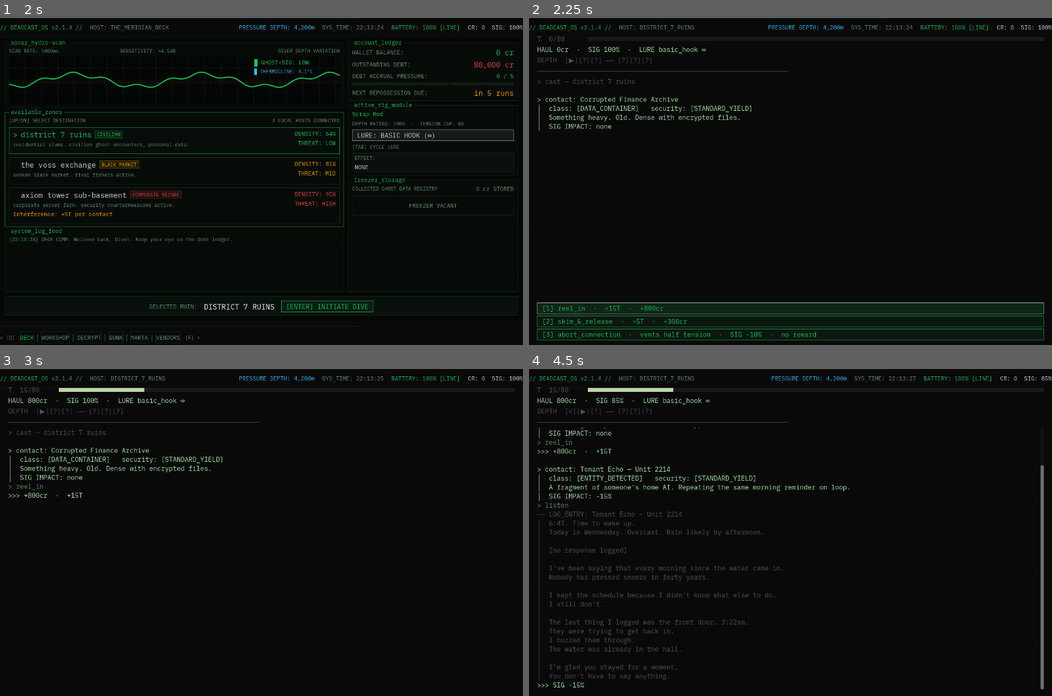
Above: before the commit, frames 1-4 (two rows, left to right).
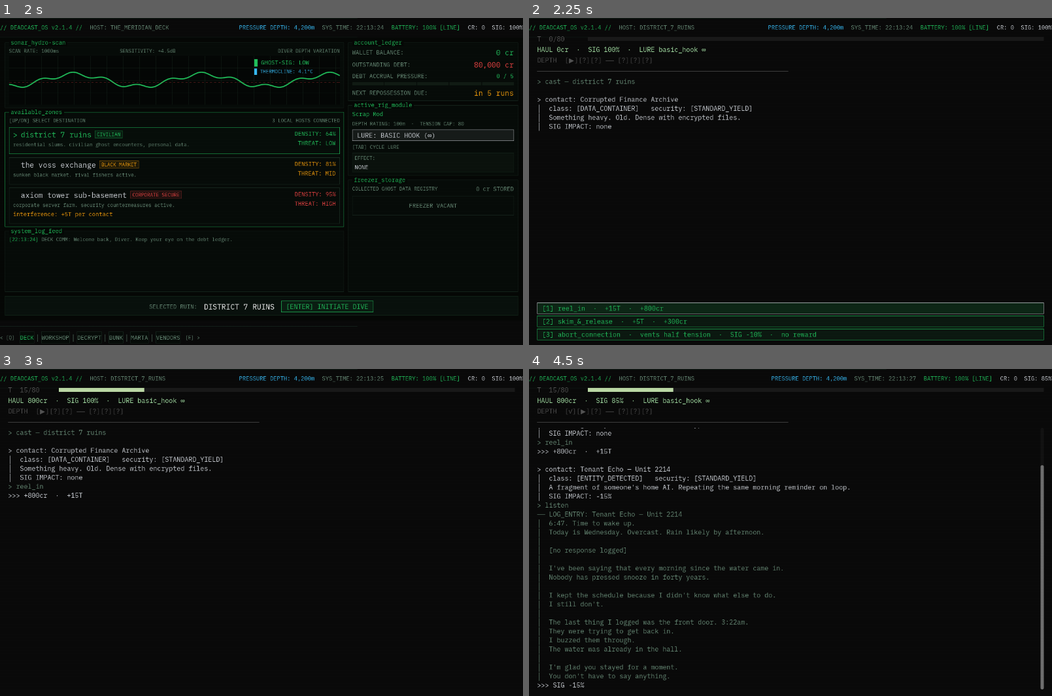
Above: after the commit, the same moments.

Repository: Teeohbee/deadcast
Game: Godot game, scene res://scenes/title_screen/TitleScreen.tscn
Two runs of this game, one before a commit and one after it. Both use one fixed random seed, a clock stepped at 60 frames per second and the inputs below.
Inputs (mouse positions are in pixels of both pictures, inside the frame that each line leads up to):
- Up to frame 1 (2 s): click "new game" at 0.5 s; tap Enter at 1.25 s; move the mouse to (376, 165) at 1.27 s; hold Tab (cycle_lure) from 1.28 s (still down); click (376, 165) at 1.42 s
- Up to frame 2 (2.25 s): release Tab (cycle_lure) at 2 s; click "[ENTER] INITIATE DIVE" at 2 s
- Up to frame 3 (3 s): click "[1] reel_in · +15T · +800cr" at 2.75 s
- Up to frame 4 (4.5 s): click "[1] listen · +0T" at 3.5 s; click "[CONTINUE →]" at 4.25 s

Frame 1 is identical in both runs. In frame 2, 0.4% of the frame differs, in the area x 1-43%, y 18-35%; in frame 3, 0.4%; in frame 4, 1.8%, in the area x 1-62%, y 18-98%.

Commit message:
refactor: swap DiveRun log colours to DeckStyle

Diff:
--- a/scenes/dive_run/DiveRun.gd
+++ b/scenes/dive_run/DiveRun.gd
@@ -16,7 +16,6 @@
 var _snapped: bool = false
 
 func _ready() -> void:
-	UIStyle.apply_background(self)
 	line_system.snapped.connect(_on_line_snapped)
 	line_system.tension_updated.connect(func(v: float) -> void: EventBus.tension_changed.emit(v))
 	line_system.corruption_updated.connect(func(v: float) -> void:
@@ -49,10 +48,10 @@
 	EventBus.corruption_changed.emit(line_system.corruption)
 
 	await get_tree().process_frame
-	session_log.log_line("> cast — %s" % _zone_data.display_name.to_lower(), UIStyle.COL_DIM)
+	session_log.log_line("> cast — %s" % _zone_data.display_name.to_lower(), DeckStyle.DIM)
 	if GameState.current_rod and GameState.rod_damaged:
 		session_log.log_line(">>> rod damaged — tension cap reduced to %d" % line_system.max_tension,
-			UIStyle.COL_WARNING)
+			DeckStyle.AMBER)
 	_show_next_catch()
 
 func _show_next_catch() -> void:
@@ -62,7 +61,7 @@
 		if _column.can_descend():
 			_show_checkpoint()
 		else:
-			session_log.log_line("\n>>> column cleared  ·  surfacing", UIStyle.COL_TEXT)
+			session_log.log_line("\n>>> column cleared  ·  surfacing", DeckStyle.TEXT)
 			await _beat()
 			_end_run(false)
 		return
@@ -77,13 +76,13 @@
 
 func _show_checkpoint() -> void:
 	var ghost_bait_armed := false
-	session_log.log_line("\n─── DEPTH CHECKPOINT ──────────────────────────", UIStyle.COL_ACCENT)
+	session_log.log_line("\n─── DEPTH CHECKPOINT ──────────────────────────", DeckStyle.SKY)
 	session_log.log_line("│  %s cleared  ·  haul: %dcr  ·  tension %d/%d  ·  SIG %d%%" % [
 		DiveColumn.LAYER_NAMES[_column.current_layer()], _run_credits,
 		int(line_system.tension), line_system.max_tension,
-		int(100.0 - line_system.corruption)], UIStyle.COL_TEXT)
+		int(100.0 - line_system.corruption)], DeckStyle.TEXT)
 	session_log.log_line("│  %s scan: %d contacts  ·  draws weighted by current SIG" % [
-		_column.next_layer_name(), _column.next_layer_slot_count()], UIStyle.COL_DIM)
+		_column.next_layer_name(), _column.next_layer_slot_count()], DeckStyle.DIM)
 
 	while true:
 		var labels: Array[String] = [
@@ -110,7 +109,7 @@
 			ghost_bait_armed = true
 			_run_record.entries.append({"kind": "lure", "text": "ghost bait armed"})
 			session_log.log_line(">>> ghost bait armed — the next layer will draw what's listening",
-				UIStyle.COL_ACCENT)
+				DeckStyle.SKY)
 			continue
 
 		var layer_name: String = DiveColumn.LAYER_NAMES[_column.current_layer()]
@@ -118,7 +117,7 @@
 			_run_record.entries.append({
 				"kind": "checkpoint", "layer": layer_name,
 				"haul": _run_credits, "choice": "surface"})
-			session_log.log_line(">>> surfacing  ·  haul banked", UIStyle.COL_TEXT)
+			session_log.log_line(">>> surfacing  ·  haul banked", DeckStyle.TEXT)
 			await _beat()
 			_end_run(false)
 			return
@@ -142,7 +141,7 @@
 			augmented = _inject_shock_option(current)
 
 		if need_card:
-			session_log.log_line(DiveFormat.contact_card(augmented), UIStyle.COL_TEXT)
+			session_log.log_line(DiveFormat.contact_card(augmented), DeckStyle.TEXT)
 			need_card = false
 
 		var labels: Array[String] = []
@@ -164,7 +163,7 @@
 			match lure_action.effect:
 				LureData.LureEffect.DECOY:
 					GameState.consume_lure_use()
-					session_log.log_line(">>> decoy deployed — contact slipped", UIStyle.COL_ACCENT)
+					session_log.log_line(">>> decoy deployed — contact slipped", DeckStyle.SKY)
 					_run_record.entries.append({"kind": "lure", "text": "decoy deployed — contact slipped"})
 					current = CatchPool.draw_replacement(
 						_column.zone_id, _column.current_layer(), line_system.corruption)
@@ -184,7 +183,7 @@
 
 		if option.narrative_text != "":
 			session_log.log_line(DiveFormat.narrative_entry(augmented.catch_name, option.narrative_text),
-				UIStyle.COL_DIM)
+				DeckStyle.DIM)
 			GameState.journal_entries.append("[%s]\n\n%s" % [augmented.catch_name, option.narrative_text])
 			GameState.save()
 			await session_log.present_continue()
@@ -201,7 +200,7 @@
 			line_system.add_corruption(10)
 			_record_slot(augmented, echo, "connection cut", 0, 0, 10, option.sets_entity_flag)
 			session_log.log_line(">>> connection cut — tension vented to %d/%d  ·  SIG -10%%" % [
-				vented, line_system.max_tension], UIStyle.COL_WARNING)
+				vented, line_system.max_tension], DeckStyle.AMBER)
 			await _beat()
 			_advance_slot()
 			return
@@ -218,7 +217,7 @@
 					option.sets_entity_flag)
 				session_log.log_line(
 					DiveFormat.result_line(option.credit_value, option.tension_delta, augmented.corruption_gain),
-					UIStyle.COL_TEXT)
+					DeckStyle.TEXT)
 				await _beat()
 				if _snapped:
 					return
@@ -266,7 +265,7 @@
 		tags.append(tag)
 	var summary := "deep_pulse: %d contacts ahead — %s" % [tags.size(), " ".join(tags)]
 	_run_record.entries.append({"kind": "lure", "text": summary})
-	session_log.log_line(">>> %s" % summary, UIStyle.COL_ACCENT)
+	session_log.log_line(">>> %s" % summary, DeckStyle.SKY)
 
 func _resolve_resistant(option: CatchOption, catch_data: CatchData, echo: String) -> void:
 	if option.resist_chance > 0.0 and randf() < option.resist_chance:
@@ -274,16 +273,16 @@
 		line_system.add_corruption(catch_data.corruption_gain)
 		_record_slot(catch_data, echo, "resisted",
 			0, option.resist_tension_penalty, catch_data.corruption_gain, option.sets_entity_flag)
-		session_log.log_line(">>> [!!! COUNTERMEASURE TRIGGERED !!!]", UIStyle.COL_WARNING)
+		session_log.log_line(">>> [!!! COUNTERMEASURE TRIGGERED !!!]", DeckStyle.AMBER)
 		session_log.log_line(">>> resisted  ·  +%dT  ·  no reward" % option.resist_tension_penalty,
-			UIStyle.COL_DEBT)
+			DeckStyle.RED)
 	else:
 		_apply_and_record(option, catch_data)
 		_record_slot(catch_data, echo, "",
 			option.credit_value, option.tension_delta, catch_data.corruption_gain, option.sets_entity_flag)
 		session_log.log_line(
 			DiveFormat.result_line(option.credit_value, option.tension_delta, catch_data.corruption_gain),
-			UIStyle.COL_TEXT)
+			DeckStyle.TEXT)
 	await _beat()
 	if _snapped:
 		return
@@ -300,18 +299,18 @@
 		_record_slot(catch_data, echo, "negotiation failed",
 			option.fail_credit_value, option.fail_tension_delta, catch_data.corruption_gain,
 			option.sets_entity_flag)
-		session_log.log_line(">>> [!!! COUNTERMEASURE TRIGGERED !!!]", UIStyle.COL_WARNING)
+		session_log.log_line(">>> [!!! COUNTERMEASURE TRIGGERED !!!]", DeckStyle.AMBER)
 		session_log.log_line(
 			">>> negotiation failed  ·  " + DiveFormat.result_line(
 				option.fail_credit_value, option.fail_tension_delta, catch_data.corruption_gain).trim_prefix(">>> "),
-			UIStyle.COL_DEBT)
+			DeckStyle.RED)
 	else:
 		_apply_and_record(option, catch_data)
 		_record_slot(catch_data, echo, "",
 			option.credit_value, option.tension_delta, catch_data.corruption_gain, option.sets_entity_flag)
 		session_log.log_line(
 			DiveFormat.result_line(option.credit_value, option.tension_delta, catch_data.corruption_gain),
-			UIStyle.COL_TEXT)
+			DeckStyle.TEXT)
 	await _beat()
 	if _snapped:
 		return
@@ -323,21 +322,21 @@
 		catch_data.anchor_strength, line_system.corruption, shock_ready)
 	var reward: CatchOption = catch_data.options[0]
 
-	session_log.log_line(DiveFormat.contact_card(catch_data), UIStyle.COL_DEBT)
-	session_log.log_line("│  est. yield: ~%dcr" % reward.credit_value, UIStyle.COL_DIM)
+	session_log.log_line(DiveFormat.contact_card(catch_data), DeckStyle.RED)
+	session_log.log_line("│  est. yield: ~%dcr" % reward.credit_value, DeckStyle.DIM)
 
 	var last_echo := ""
 	while true:
 		var backlash := fight.apply_backlash()
 		line_system.sync_tension(fight.tension)
-		session_log.log_line(">>> backlash: +%dT" % backlash, UIStyle.COL_WARNING)
+		session_log.log_line(">>> backlash: +%dT" % backlash, DeckStyle.AMBER)
 		if fight.is_snapped():
 			_record_slot(catch_data, "overload", "tension exceeded", 0, backlash, 0, false)
 			_on_line_snapped()
 			return
 		session_log.log_line(
 			DiveFormat.overload_status(fight.anchor, catch_data.anchor_strength, fight.threat, fight.turn),
-			UIStyle.COL_DIM)
+			DeckStyle.DIM)
 
 		var commands := fight.pick_commands()
 		var labels: Array[String] = []
@@ -354,7 +353,7 @@
 		if cmd.id == "ISOLATE_FEED":
 			line_system.sync_tension(fight.tension)
 			session_log.log_line(">>> feed isolated  ·  catch lost  ·  tension holds at %dT" % fight.tension,
-				UIStyle.COL_DIM)
+				DeckStyle.DIM)
 			_run_record.entries.append({"kind": "lure", "text": "feed isolated — catch lost"})
 			await _beat()
 			_advance_slot()
@@ -366,10 +365,10 @@
 		var result: Dictionary = fight.execute(cmd)
 		line_system.sync_tension(fight.tension)
 		if result.succeeded:
-			session_log.log_line(">>> %s — EXECUTED" % cmd.id, UIStyle.COL_TEXT)
+			session_log.log_line(">>> %s — EXECUTED" % cmd.id, DeckStyle.TEXT)
 		else:
 			session_log.log_line(">>> %s — FAILED  ·  +%dT backlash" % [cmd.id, int(cmd.fail_t)],
-				UIStyle.COL_DEBT)
+				DeckStyle.RED)
 
 		if fight.is_snapped():
 			_record_slot(catch_data, last_echo, "tension exceeded", 0, 0, 0, false)
@@ -382,10 +381,10 @@
 			EventBus.haul_changed.emit(_run_credits)
 			line_system.add_corruption(catch_data.corruption_gain)
 			_record_slot(catch_data, last_echo, "", reward.credit_value, 0, catch_data.corruption_gain, false)
-			session_log.log_line(">>> %s captured" % catch_data.catch_name, UIStyle.COL_TEXT)
+			session_log.log_line(">>> %s captured" % catch_data.catch_name, DeckStyle.TEXT)
 			session_log.log_line(
 				DiveFormat.result_line(reward.credit_value, 0, catch_data.corruption_gain),
-				UIStyle.COL_TEXT)
+				DeckStyle.TEXT)
 			await _beat()
 			_advance_slot()
 			return
@@ -435,7 +434,7 @@
 		if _snapped:
 			return
 		session_log.log_line(">>> zone interference: +%dT" % _zone_data.zone_interference,
-			UIStyle.COL_WARNING)
+			DeckStyle.AMBER)
 	_column.advance()
 	_show_next_catch()
 
@@ -468,11 +467,11 @@
 	_bio_credits = 0
 	EventBus.haul_changed.emit(0)
 	session_log.clear_live()
-	session_log.log_line("\n[!!! TENSION EXCEEDED !!!]", UIStyle.COL_DEBT)
+	session_log.log_line("\n[!!! TENSION EXCEEDED !!!]", DeckStyle.RED)
 	await get_tree().create_timer(0.5).timeout
-	session_log.log_line(TextFX.corrupt("[LINE SNAPPED — SIGNAL LOST]", 0.2), UIStyle.COL_DEBT)
+	session_log.log_line(TextFX.corrupt("[LINE SNAPPED — SIGNAL LOST]", 0.2), DeckStyle.RED)
 	await get_tree().create_timer(0.6).timeout
-	session_log.log_line(">>> haul forfeited: %dcr" % forfeited, UIStyle.COL_DEBT)
+	session_log.log_line(">>> haul forfeited: %dcr" % forfeited, DeckStyle.RED)
 	await get_tree().create_timer(0.9).timeout
 	_end_run(true)
 
